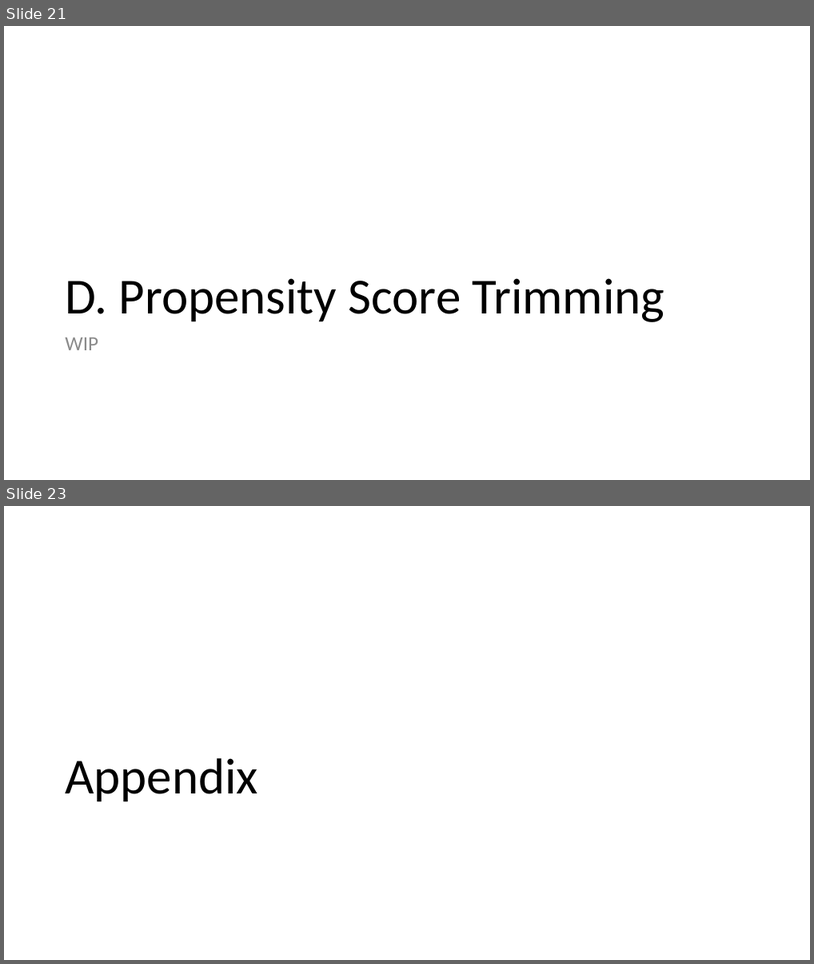
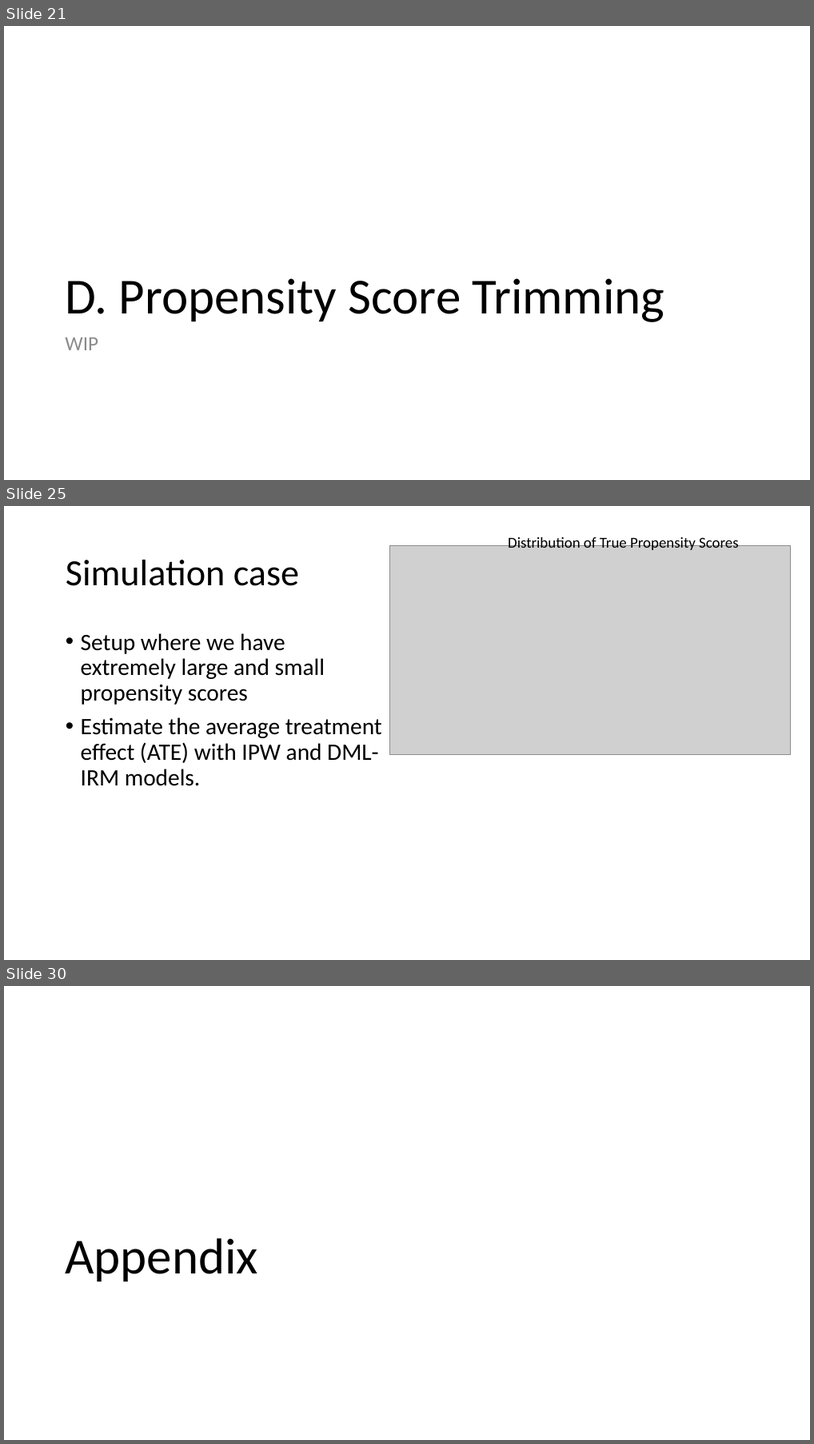
Before and after one commit to shoepaladin/causalinference_crashcourse, a slide deck: Powerpoints/4 Best Practices (WIP).pptx. Shown one above the other, each under a label of ours: slides 21 and 23 before the commit, slides 21, 25 and 30 after it; the slides between them are not shown. The pictures are 814x964 and 814x1444 pixels, drawn with LibreOffice and Linux fonts; fonts in the diff are those of the drawing; grey boxes stand for pictures. Boxes give left, top, right and bottom in pixels: in the first picture for what was removed or moved away, otherwise in the second. Text is boxed around its words. In the diff, an @@ line names an element or a change of style, - is before the commit and + after.

Commit message:
Slide Uploads
Refreshed Best Practices and created a shortened version of HTE model.

```diff
--- a/Powerpoints/4 Best Practices (WIP).pptx
+++ b/Powerpoints/4 Best Practices (WIP).pptx
@@ slide 25 added at (x1=4, y1=506, x2=810, y2=960), background #FFFFFF @@
@@ picture added at (x1=390, y1=546, x2=791, y2=755) @@
@@ text added at (x1=508, y1=536, x2=739, y2=550), 18 pt, text #000000 @@
+Distribution of True Propensity Scores
@@ title added at (x1=66, y1=560, x2=299, y2=586), 44 pt, text #000000 @@
+Simulation case
@@ text added at (x1=81, y1=633, x2=382, y2=786), 28 pt, text #000000 @@
+• Setup where we have extremely large and small propensity scores
+• Estimate the average treatment effect (ATE) with IPW and DML-IRM models.
@@ what was slide 23 is now slide 30 @@
```
Also in this commit, not shown: 7 other slides added, 8 other files.
